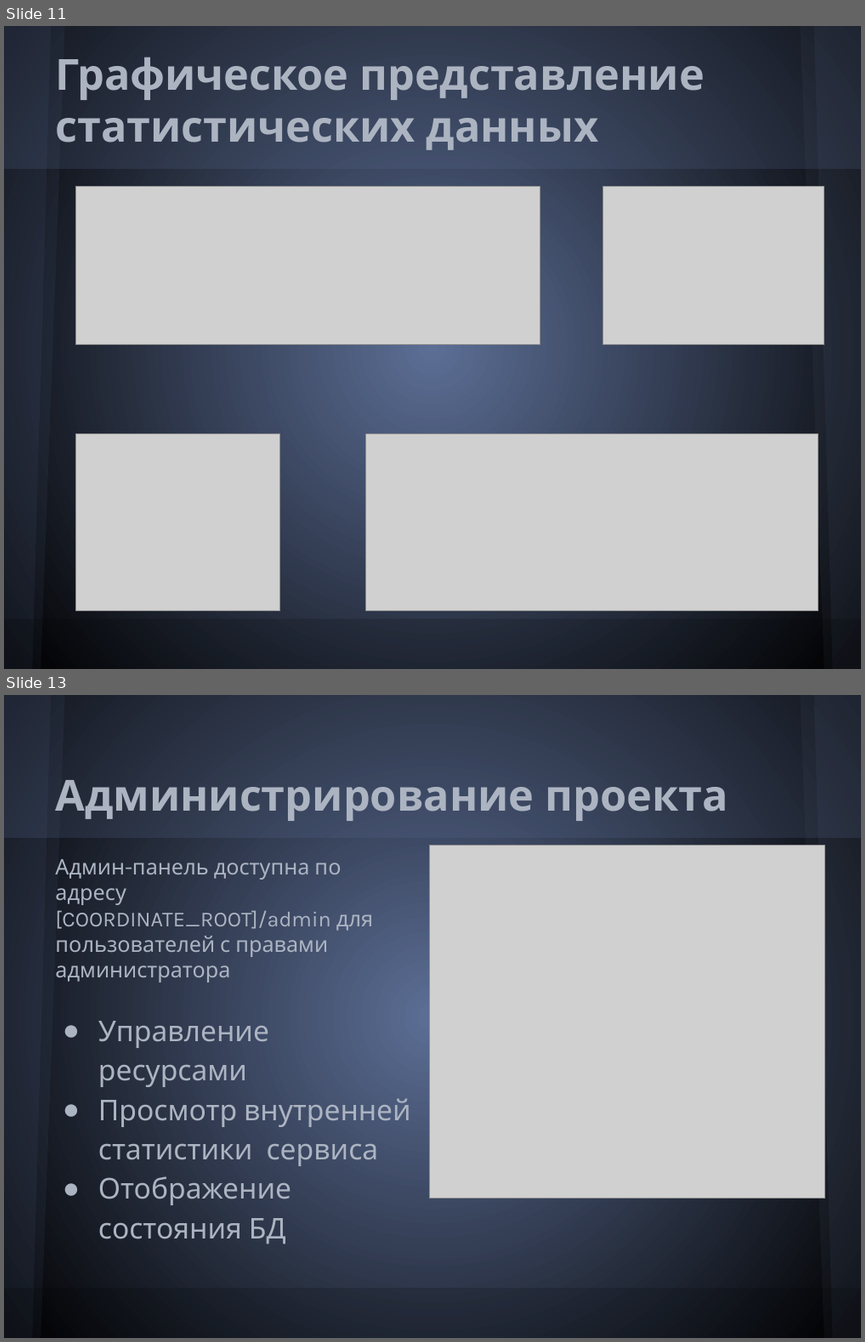
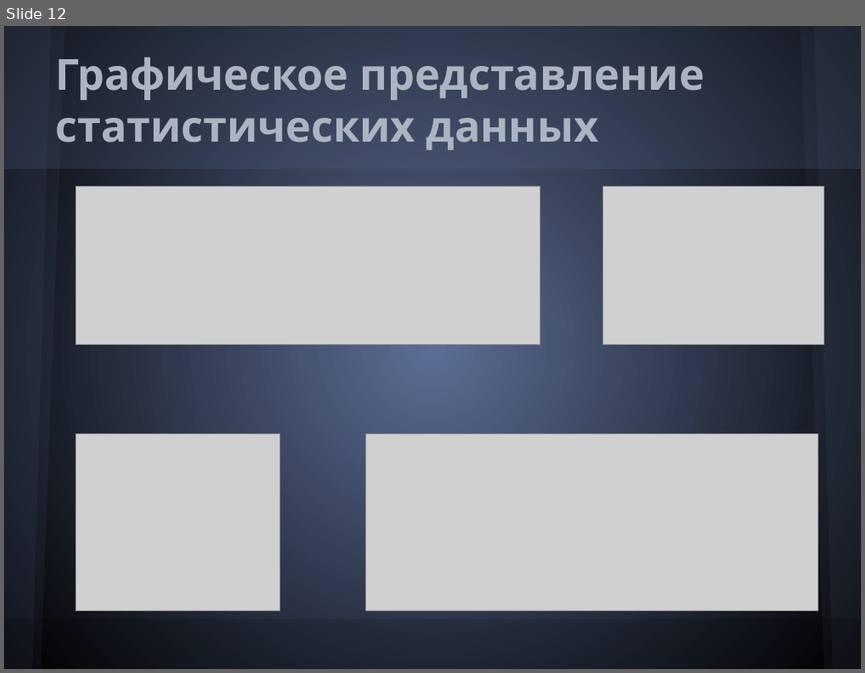
Before and after one commit to Melancholic/Coordinate-reports, a slide deck: Презентация.pptx. Shown one above the other, each under a label of ours: slides 11 and 13 before the commit, slide 12 after it; the slides between them are not shown. The pictures are 865x1342 and 865x673 pixels, drawn with LibreOffice and Linux fonts; fonts in the diff are those of the drawing; grey boxes stand for pictures. Boxes give left, top, right and bottom in pixels: in the first picture for what was removed or moved away, otherwise in the second. Text is boxed around its words. In the diff, an @@ line names an element or a change of style, - is before the commit and + after.

```diff
--- a/Презентация.pptx
+++ b/Презентация.pptx
@@ slide 13 removed at box(4, 695, 861, 1338), background gradient #5C6E95 to #000000; not listed: 6 template elements that a slide beside it also shows @@
@@ title removed at box(55, 770, 727, 822) @@
-Администрирование проекта
@@ picture removed at box(430, 845, 825, 1198) @@
@@ text removed at box(55, 859, 411, 1243) @@
-Админ-панель доступна по адресу
-[COORDINATE_ROOT]/admin для пользователей с правами администратора
-● Управление ресурсами
-● Просмотр внутренней статистики сервиса
-● Отображение состояния БД
@@ what was slide 11 is now slide 12 @@
```
Also in this commit, not shown: 2 slides changed, 4 slides added, 5 other slides removed, 4 other files.
